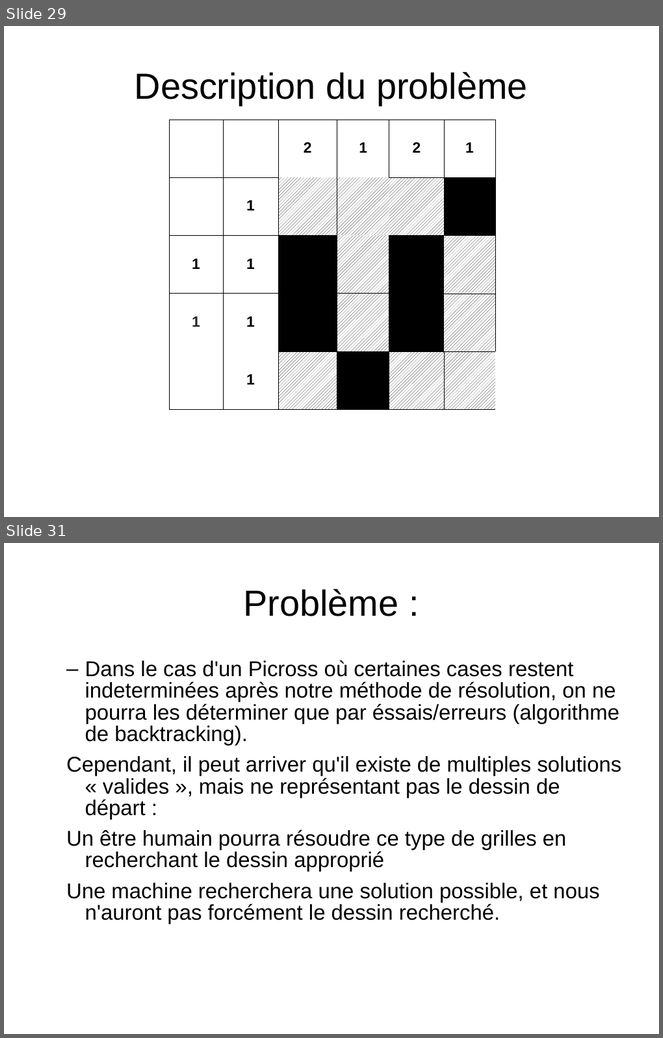
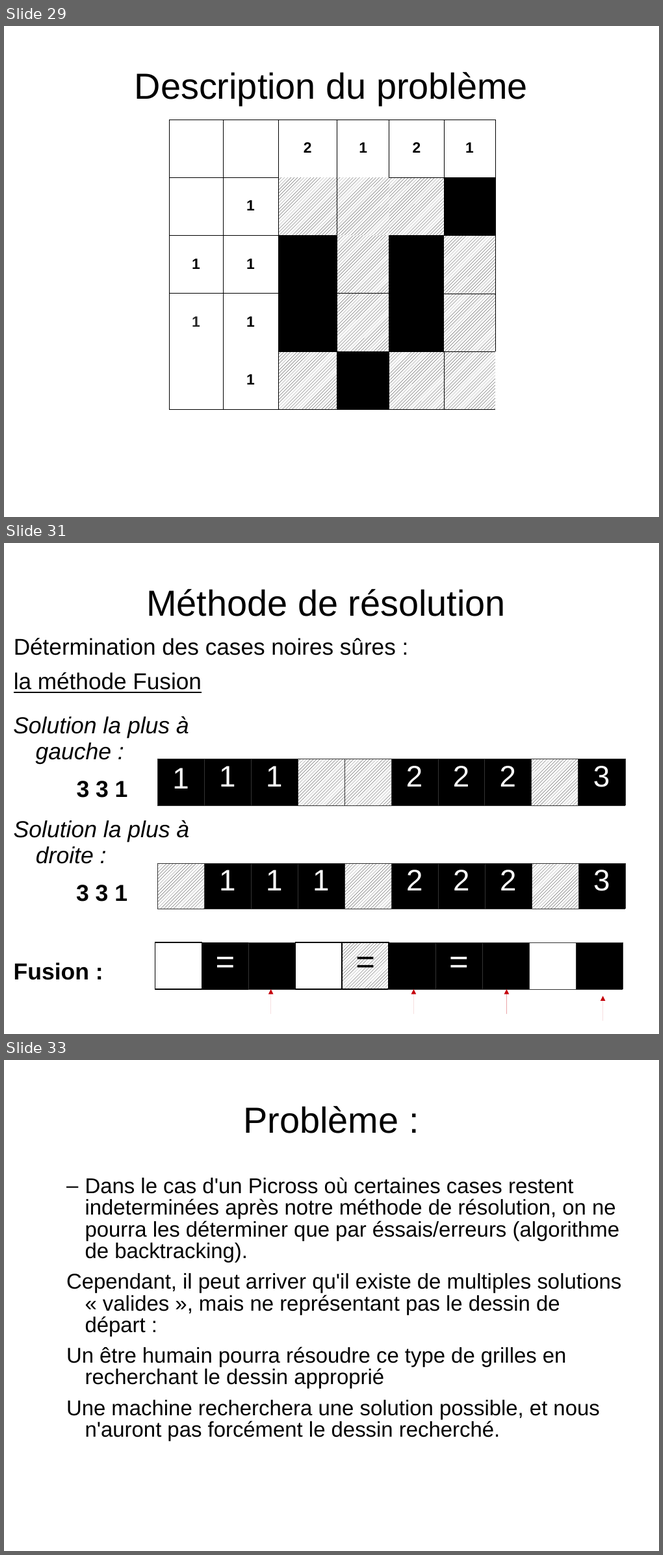
Before and after one commit to benaisc/Picross, a slide deck: Picross1.odp. Shown one above the other, each under a label of ours: slides 29 and 31 before the commit, slides 29, 31 and 33 after it; the slides between them are not shown. The pictures are 663x1038 and 663x1555 pixels, drawn with LibreOffice and Linux fonts; fonts in the diff are those of the drawing. Boxes give left, top, right and bottom in pixels: in the first picture for what was removed or moved away, otherwise in the second. Text is boxed around its words. In the diff, an @@ line names an element or a change of style, - is before the commit and + after.

```diff
--- a/Picross1.odp
+++ b/Picross1.odp
@@ slide 31 added at [4,543,659,1034], background #FFFFFF @@
@@ title added at [146,589,506,616], 44 pt, text #000000 @@
+Méthode de résolution
@@ text added at [14,638,396,693], 27.7 pt, text #000000 @@
+Détermination des cases noires sûres :
+la méthode Fusion
@@ text added at [13,716,189,798], 28 pt, text #000000, italic @@
+Solution la plus à gauche :
+3 3 1
@@ table added at [157,759,627,806], 1 rows, 10 columns @@
+1 | 1 | 1 |  |  | 2 | 2 | 2 |  | 3
@@ text added at [14,820,189,980], 28 pt, text #000000, italic @@
+Solution la plus à droite :
+3 3 1
+Fusion :
@@ table added at [157,863,627,909], 1 rows, 10 columns @@
+ | 1 | 1 | 1 |  | 2 | 2 | 2 |  | 3
@@ table added at [155,943,625,990], 1 rows, 10 columns @@
+ | = |  |  | = |  | = |  |  | 
@@ arrow added from (271, 1014) to (271, 990), #C5000B 0 pt @@
@@ arrow added from (414, 1014) to (414, 990), #C5000B 0 pt @@
@@ arrow added from (507, 1014) to (507, 990), #C5000B 0 pt @@
@@ arrow added from (603, 1021) to (603, 997), #C5000B 0 pt @@
@@ what was slide 31 is now slide 33 @@
```
Also in this commit, not shown: 2 other slides added, 1 slide removed, 1 other file.
